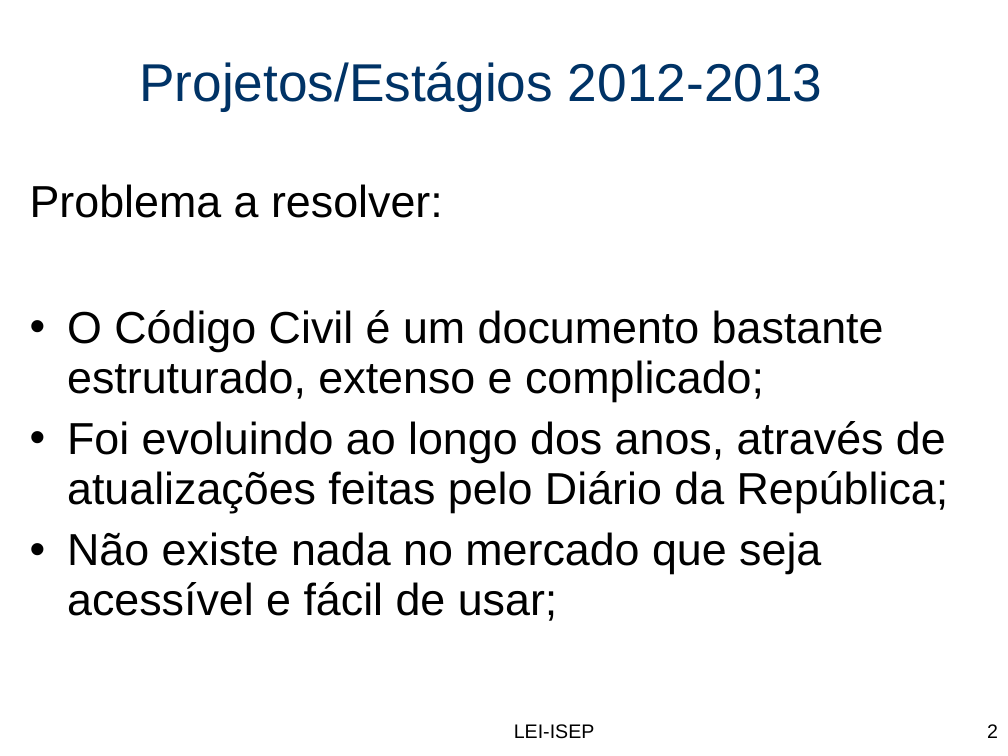
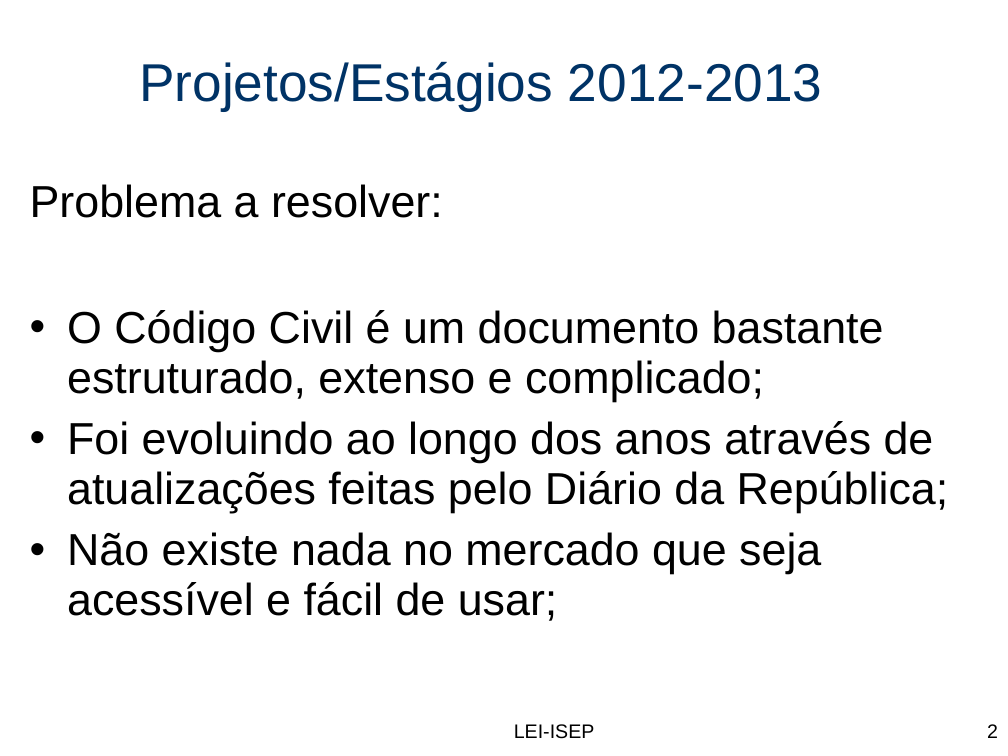
Before and after one commit to ctmartinez1992/RightsManagement, a slide deck: slide 2 of Progresso/PESTI_Ponto_Situação.ppt. Drawn at 1008x756 pixels with LibreOffice and Linux fonts; fonts in the diff are those of the drawing; background and template pictures are left out. Boxes give left, top, right and bottom in pixels: in the first picture for what was removed or moved away, otherwise in the second. Text is boxed around its words. In the diff, an @@ line names an element or a change of style, - is before the commit and + after.

```diff
--- a/Progresso/PESTI_Ponto_Situação.ppt
+++ b/Progresso/PESTI_Ponto_Situação.ppt
@@ text at box(67, 421, 949, 513): text changed @@
-• Foi evoluindo ao longo dos anos, através de atualizações feitas pelo Diário da República;
+• Foi evoluindo ao longo dos anos através de atualizações feitas pelo Diário da República;
```
Also in this commit, not shown: 7 other slides changed, 54 other files.
